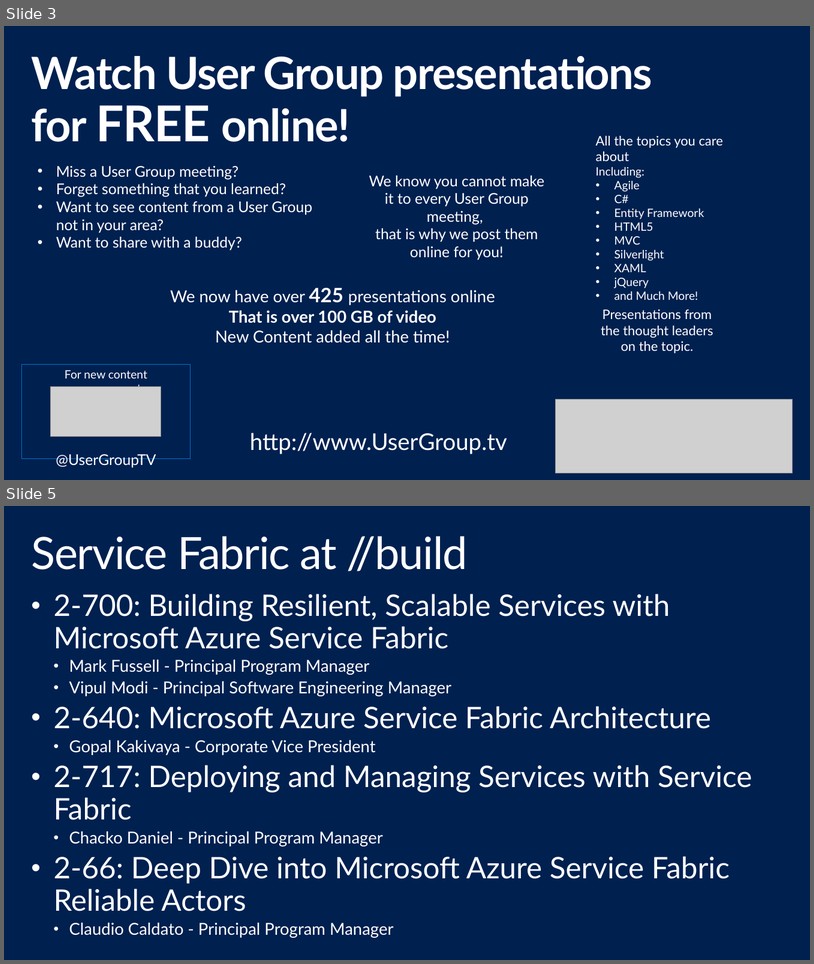
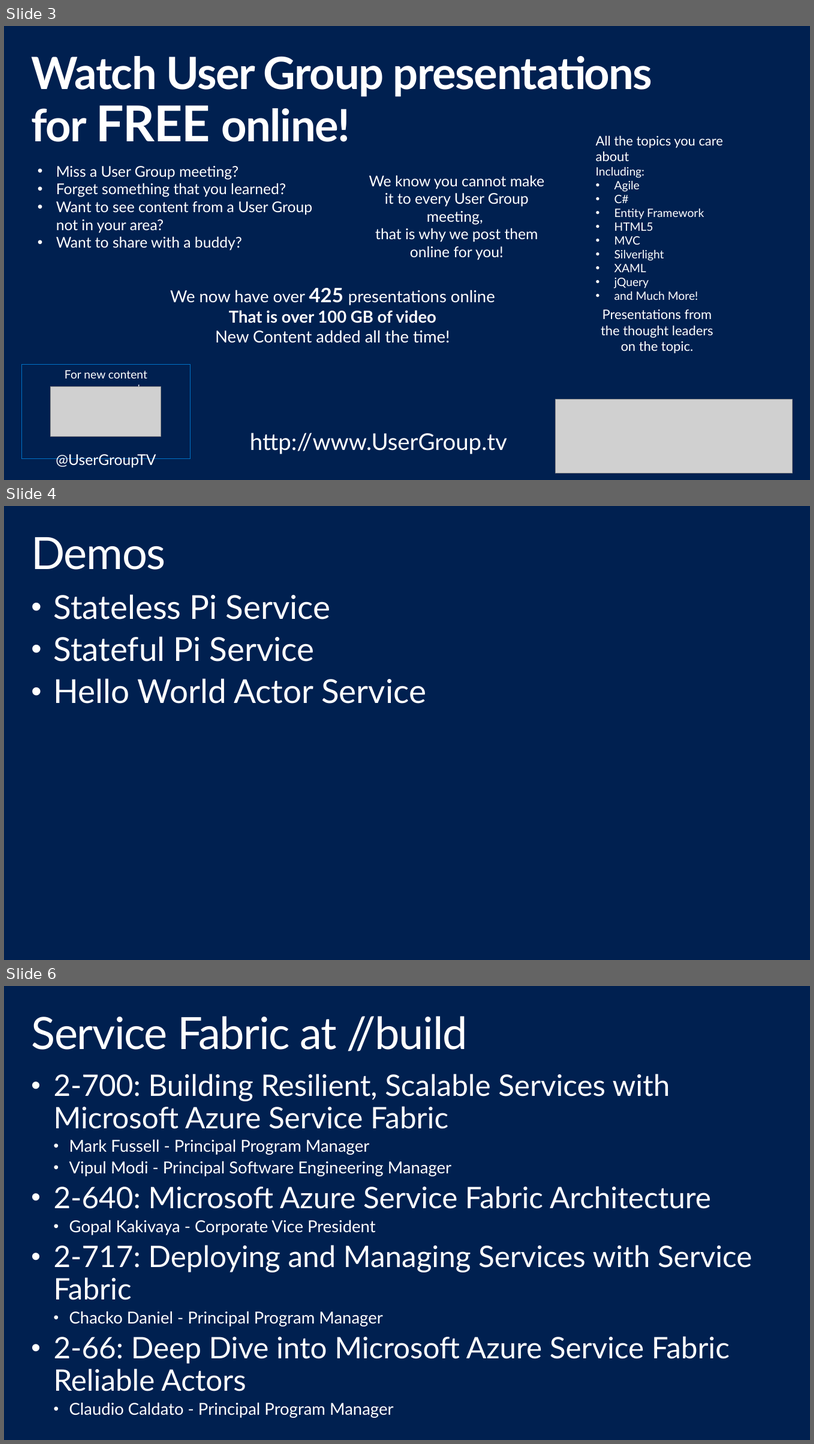
Before and after one commit to shawnweisfeld/20150514_ServiceFabric, a slide deck: Service Fabric.pptx. Shown one above the other, each under a label of ours: slides 3 and 5 before the commit, slides 3, 4 and 6 after it; the slides between them are not shown. The pictures are 814x964 and 814x1444 pixels, drawn with LibreOffice and Linux fonts; fonts in the diff are those of the drawing; grey boxes stand for pictures; background and template pictures are left out. Boxes give left, top, right and bottom in pixels: in the first picture for what was removed or moved away, otherwise in the second. Text is boxed around its words. In the diff, an @@ line names an element or a change of style, - is before the commit and + after.

```diff
--- a/Service Fabric.pptx
+++ b/Service Fabric.pptx
@@ slide 4 added at <box>4,506,810,960</box>, background #002050 @@
@@ title added at <box>31,537,165,570</box>, 54 pt, text #FFFFFF @@
+Demos
@@ text added at <box>54,594,426,703</box>, 40 pt, text #FFFFFF @@
+• Stateless Pi Service
+• Stateful Pi Service
+• Hello World Actor Service
@@ what was slide 5 is now slide 6 @@
```
Also in this commit, not shown: 2 slides changed, 44 other slides added, 1 slide removed.
